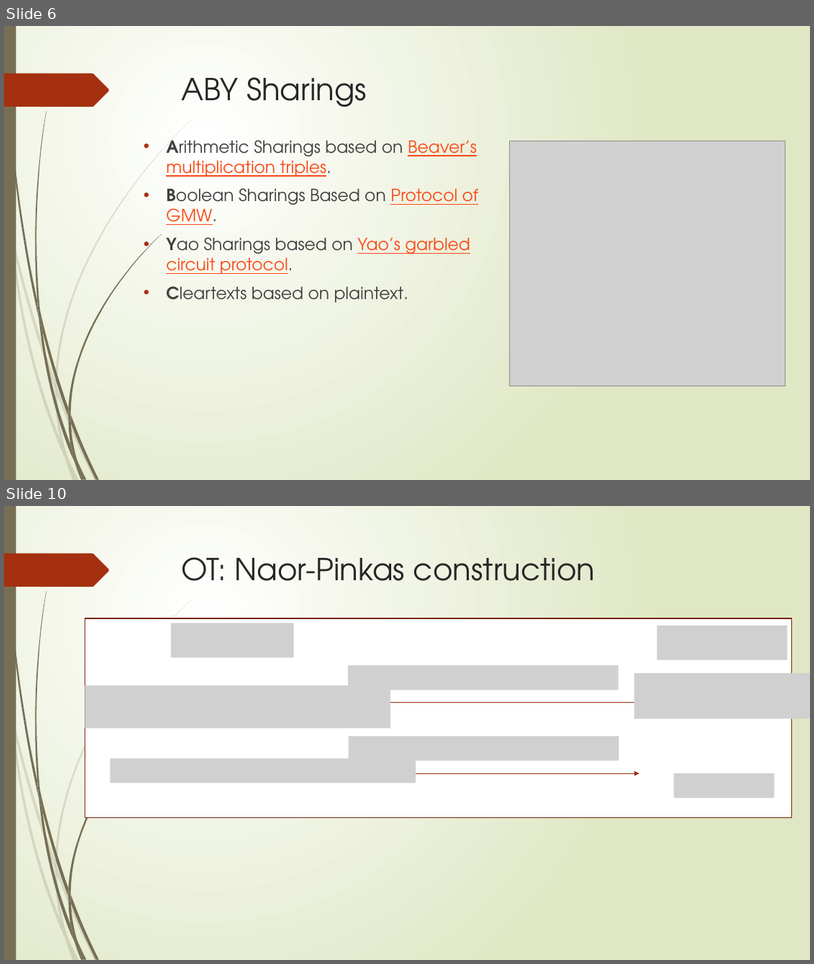
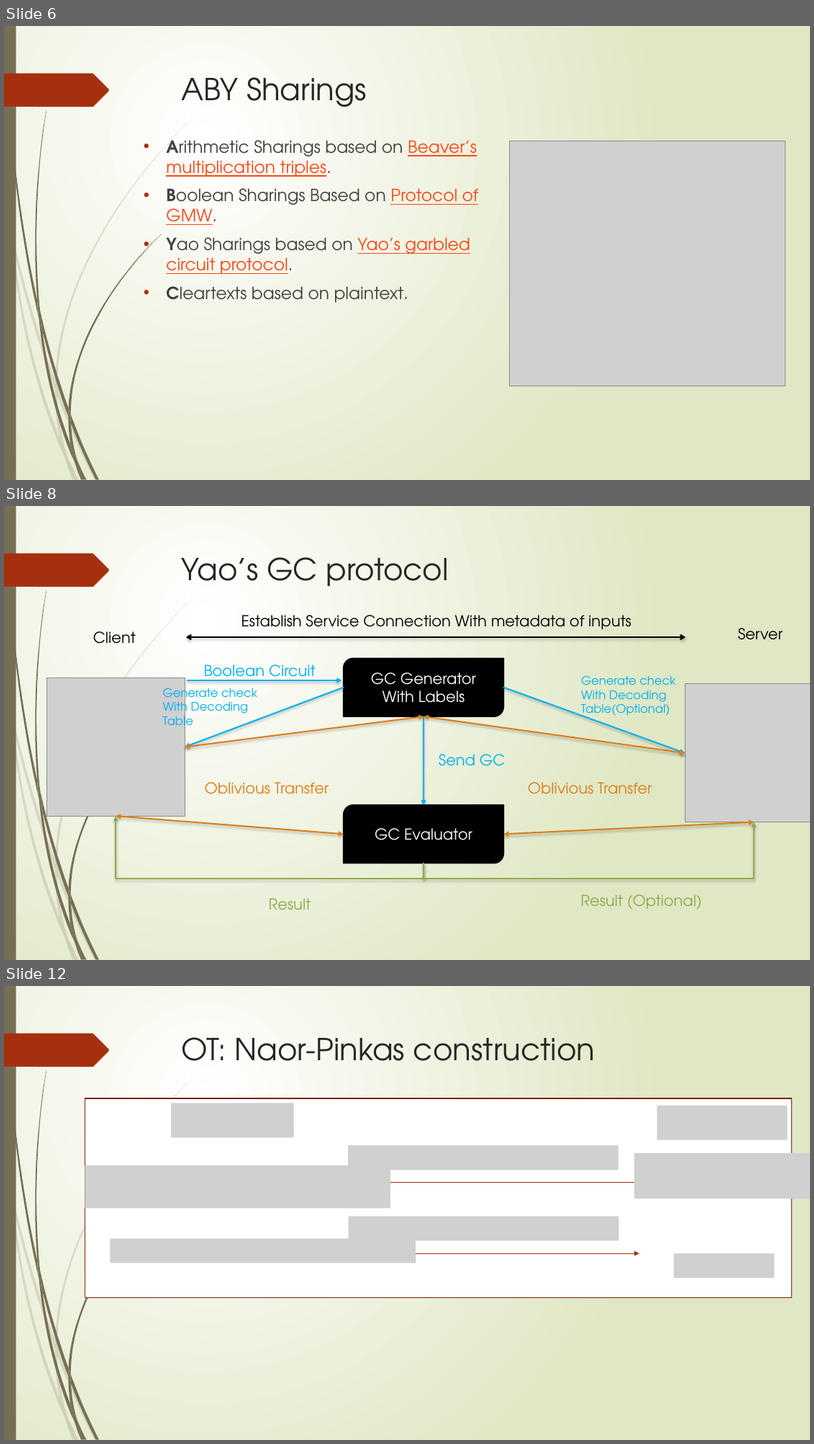
Before and after one commit to Voidkai/MPC_PSI, a slide deck: PowerPoint/ABY.pptx. Shown one above the other, each under a label of ours: slides 6 and 10 before the commit, slides 6, 8 and 12 after it; the slides between them are not shown. The pictures are 814x964 and 814x1444 pixels, drawn with LibreOffice and Linux fonts; fonts in the diff are those of the drawing; grey boxes stand for pictures. Boxes give left, top, right and bottom in pixels: in the first picture for what was removed or moved away, otherwise in the second. Text is boxed around its words. In the diff, an @@ line names an element or a change of style, - is before the commit and + after.

```diff
--- a/PowerPoint/ABY.pptx
+++ b/PowerPoint/ABY.pptx
@@ slide 8 added at (4,506,810,960), background gradient #FFFFFF to #DFE8C4; not listed: 24 template elements that a slide beside it also shows @@
@@ title added at (182,557,448,586), 36 pt, text #262626 @@
+Yao’s GC protocol
@@ text added at (93,631,136,644), 18 pt, text #000000 @@
+Client
@@ text added at (242,615,632,629), 18 pt, text #000000 @@
+Establish Service Connection With metadata of inputs
@@ text added at (738,628,783,640), 18 pt, text #000000 @@
+Server
@@ double arrow added from (186, 637) to (686, 637), #000000 1.75 pt @@
@@ picture added at (47,678,185,816) @@
@@ text added at (204,664,316,681), 18 pt, text #00B0F0 @@
+Boolean Circuit
@@ round diag rect added at (344,659,504,716), fill #000000, outline #000000 1.25 pt, 18 pt, text #FFFFFF @@
+GC Generator
+With Labels
@@ text added at (581,675,676,719), 14 pt, text #00B0F0 @@
+Generate check
+With Decoding Table(Optional)
@@ text added at (163,684,257,731), 14 pt, text #00B0F0 @@
+Generate check
+With Decoding Table
@@ arrow added from (344, 687) to (185, 746), #00B0F0 1.75 pt @@
@@ arrow added from (188, 680) to (342, 680), #00B0F0 1.75 pt @@
@@ arrow added from (504, 687) to (685, 753), #00B0F0 1.75 pt @@
@@ picture added at (685,684,810,822) @@
@@ double arrow added from (185, 746) to (424, 716), #DE7E18 1.75 pt @@
@@ arrow added from (424, 716) to (424, 805), #00B0F0 1.75 pt @@
@@ double arrow added from (424, 716) to (685, 753), #DE7E18 1.75 pt @@
@@ text added at (439,754,505,766), 18 pt, text #00B0F0 @@
+Send GC
@@ text added at (205,782,329,794), 18 pt, text #DE7E18 @@
+Oblivious Transfer
@@ text added at (528,782,652,794), 18 pt, text #DE7E18 @@
+Oblivious Transfer
@@ round diag rect added at (344,805,504,863), fill #000000, outline #000000 1.25 pt, 18 pt, text #FFFFFF @@
+GC Evaluator
@@ double arrow added from (116, 816) to (344, 834), #DE7E18 1.75 pt @@
@@ elbow arrow added from (424, 863) to (116, 816), #92AA4C 1.75 pt @@
@@ elbow arrow added from (424, 863) to (754, 822), #92AA4C 1.75 pt @@
@@ double arrow added from (504, 834) to (754, 822), #DE7E18 1.75 pt @@
@@ text added at (581,894,702,909), 18 pt, text #92AA4C @@
+Result (Optional)
@@ text added at (269,898,311,909), 18 pt, text #92AA4C @@
+Result
@@ what was slide 10 is now slide 12 @@
```
Also in this commit, not shown: 3 slides changed, 4 other slides added, 1 slide removed, 1 other file.
